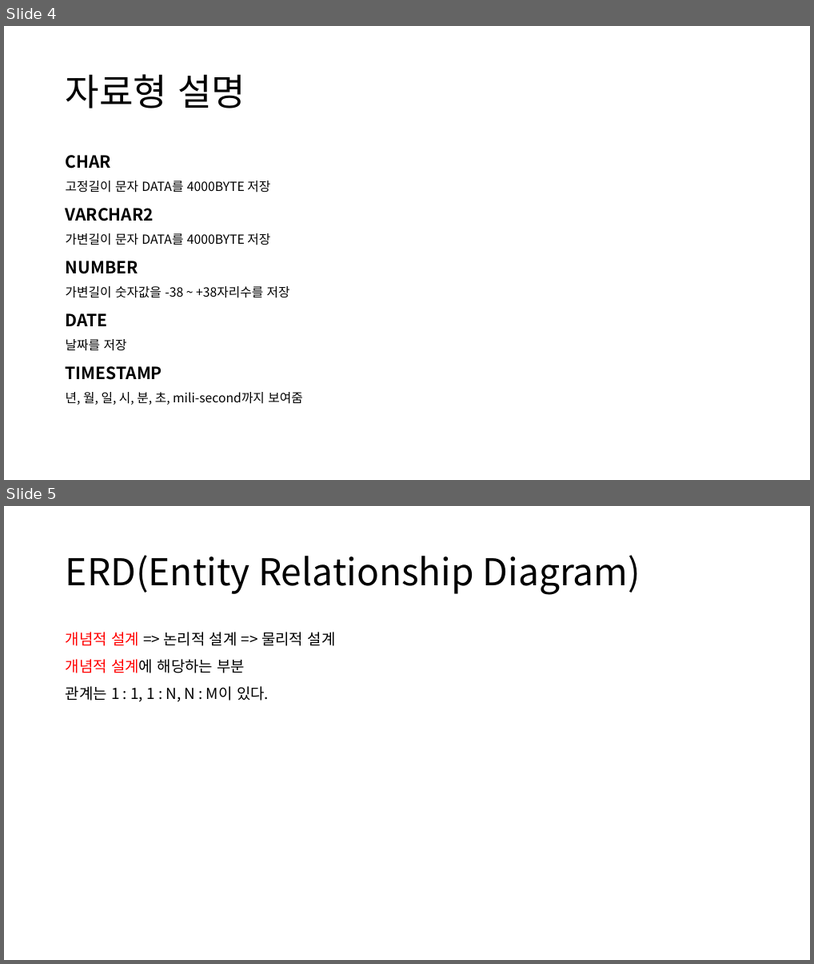
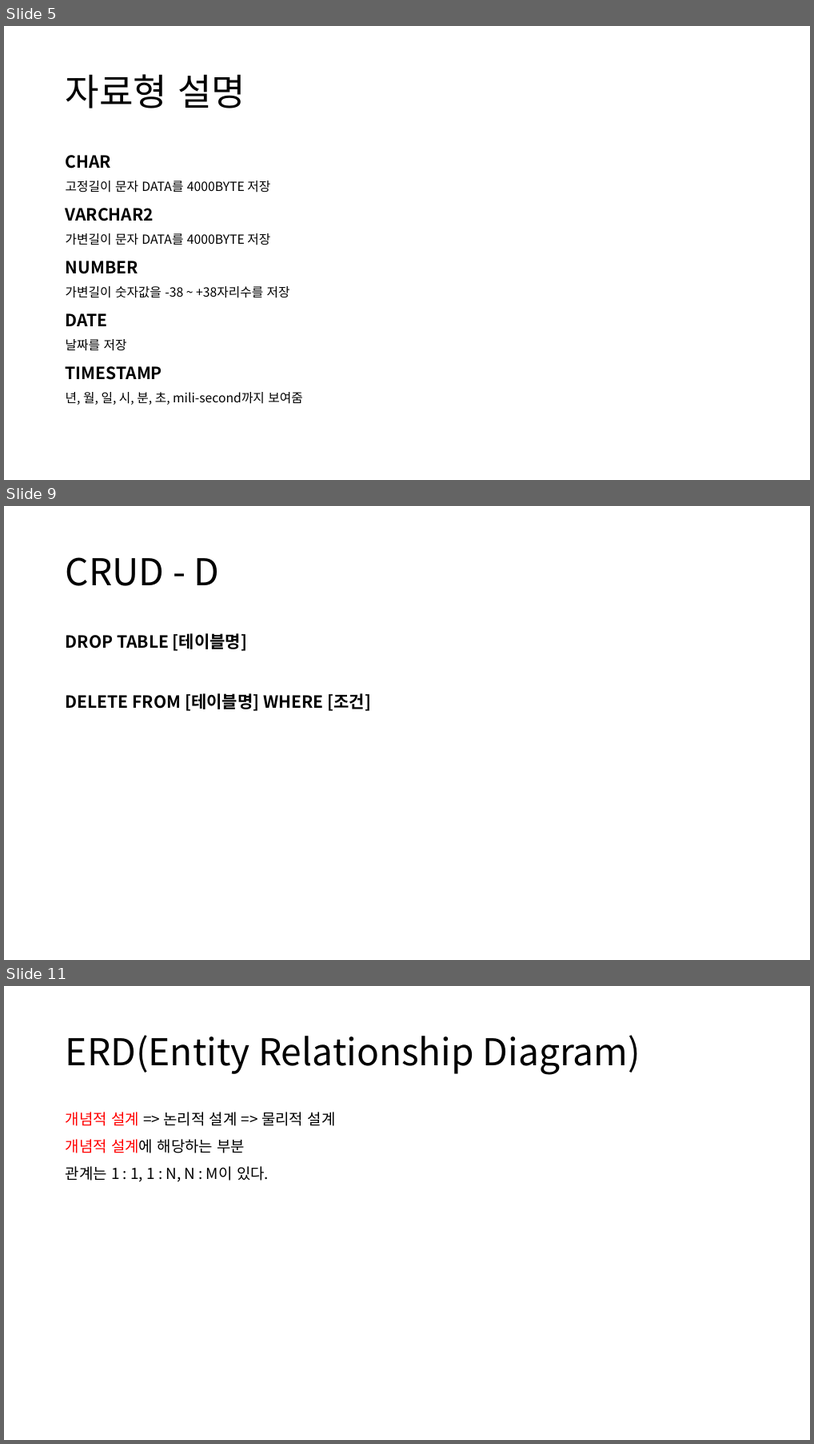
Before and after one commit to 98jiyong/DB, a slide deck: 자료/DB정리.pptx. Shown one above the other, each under a label of ours: slides 4 and 5 before the commit, slides 5, 9 and 11 after it; the slides between them are not shown. The pictures are 814x964 and 814x1444 pixels, drawn with LibreOffice and Linux fonts; fonts in the diff are those of the drawing. Boxes give left, top, right and bottom in pixels: in the first picture for what was removed or moved away, otherwise in the second. Text is boxed around its words. In the diff, an @@ line names an element or a change of style, - is before the commit and + after.

```diff
--- a/자료/DB정리.pptx
+++ b/자료/DB정리.pptx
@@ slide 9 added at (4, 506, 810, 960), background #FFFFFF @@
@@ title added at (66, 557, 219, 586), 44 pt, text #000000 @@
+CRUD - D
@@ text added at (66, 633, 371, 711), 20 pt, text #000000, bold @@
+DROP TABLE [테이블명]
+DELETE FROM [테이블명] WHERE [조건]
@@ what was slide 4 is now slide 5 @@
@@ what was slide 5 is now slide 11 @@
```
Also in this commit, not shown: 2 slides changed, 4 other slides added.
